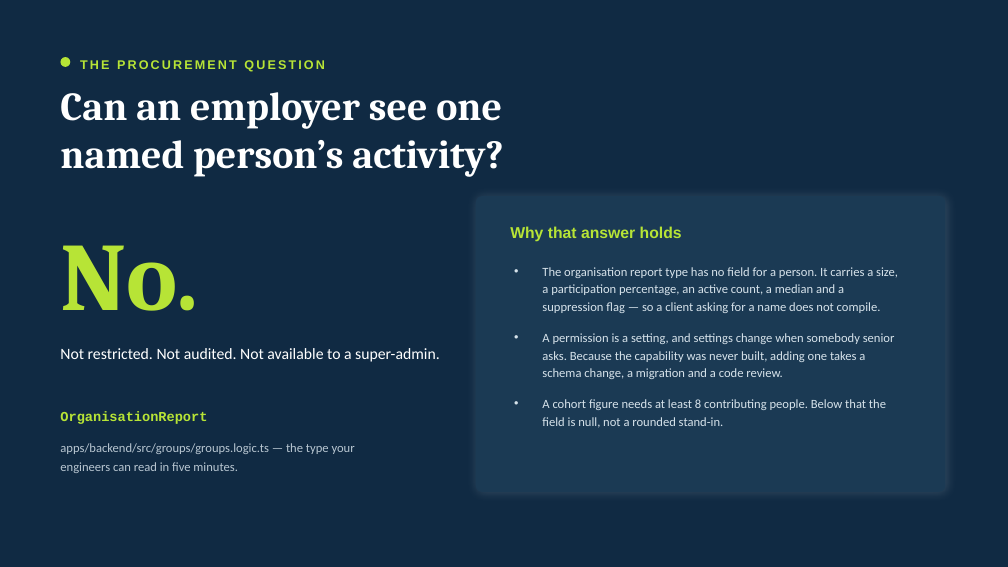
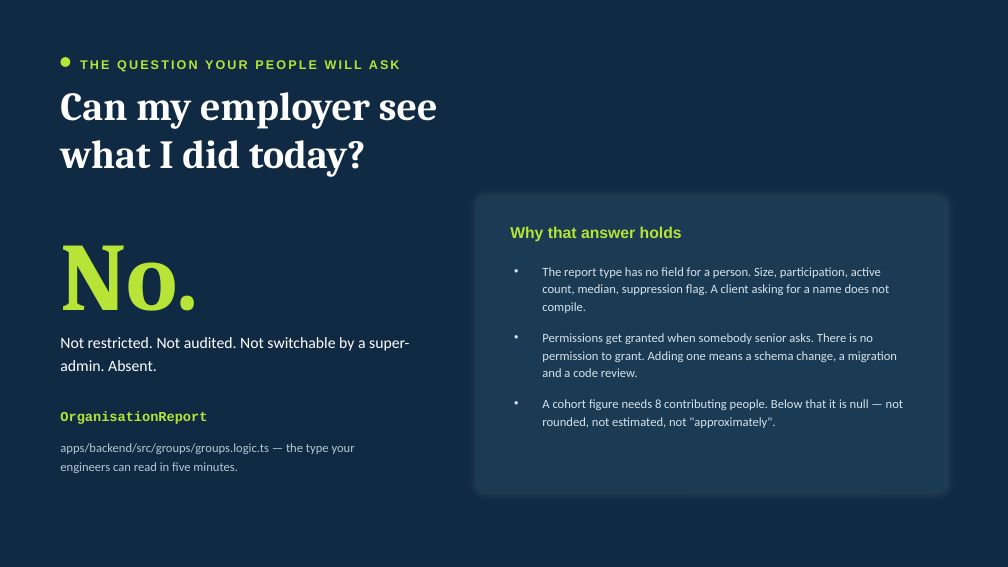
Before and after one commit to jnnseya-cpu/JESSIE, a slide deck: slide 2 of docs/sales/JESS-MOVE-for-organisations.pptx (slide 4 before the commit). Drawn at 1008x567 pixels with LibreOffice and Linux fonts; fonts in the diff are those of the drawing. Boxes give left, top, right and bottom in pixels: in the first picture for what was removed or moved away, otherwise in the second. Text is boxed around its words. In the diff, an @@ line names an element or a change of style, - is before the commit and + after.

```diff
--- a/docs/sales/JESS-MOVE-for-organisations.pptx
+++ b/docs/sales/JESS-MOVE-for-organisations.pptx
@@ text at <box>80,60,400,72</box>: text changed @@
-THE PROCUREMENT QUESTION
+THE QUESTION YOUR PEOPLE WILL ASK
@@ text at <box>60,92,438,177</box>: text changed @@
-Can an employer see one
-named person’s activity?
+Can my employer see
+what I did today?
@@ text at <box>542,267,903,428</box>: text changed @@
-• The organisation report type has no field for a person. It carries a size, a participation percentage, an active count, a median and a suppression flag — so a client asking for a name does not compile.
-• A permission is a setting, and settings change when somebody senior asks. Because the capability was never built, adding one takes a schema change, a migration and a code review.
-• A cohort figure needs at least 8 contributing people. Below that the field is null, not a rounded stand-in.
+• The report type has no field for a person. Size, participation, active count, median, suppression flag. A client asking for a name does not compile.
+• Permissions get granted when somebody senior asks. There is no permission to grant. Adding one means a schema change, a migration and a code review.
+• A cohort figure needs 8 contributing people. Below that it is null — not rounded, not estimated, not "approximately".
@@ text at <box>60,337,409,371</box>: text changed @@
-Not restricted. Not audited. Not available to a super-admin.
+Not restricted. Not audited. Not switchable by a super-admin. Absent.
```
Also in this commit, not shown: 9 other slides changed, 2 slides added, 2 slides removed, 3 other files.
